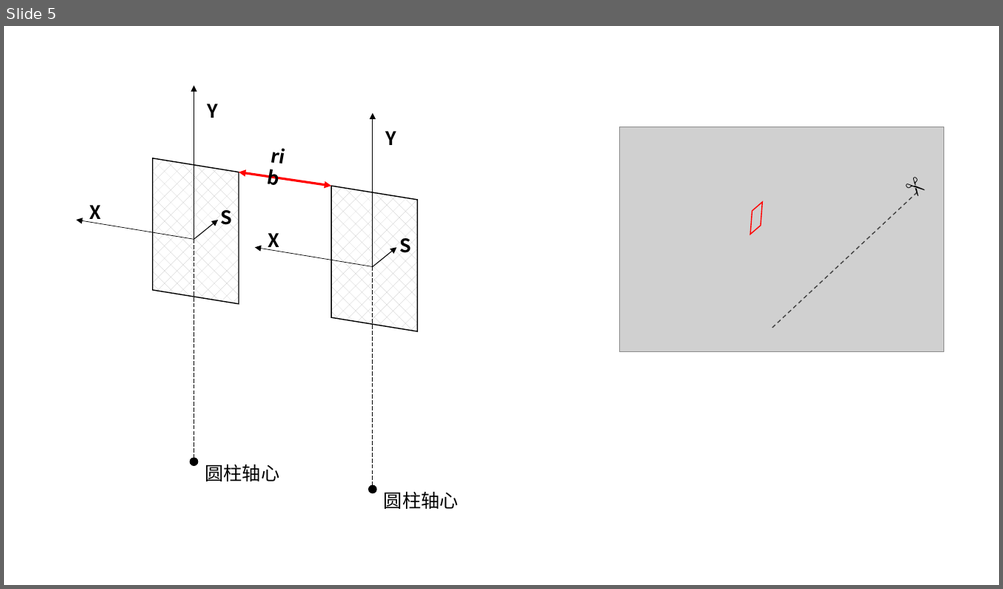
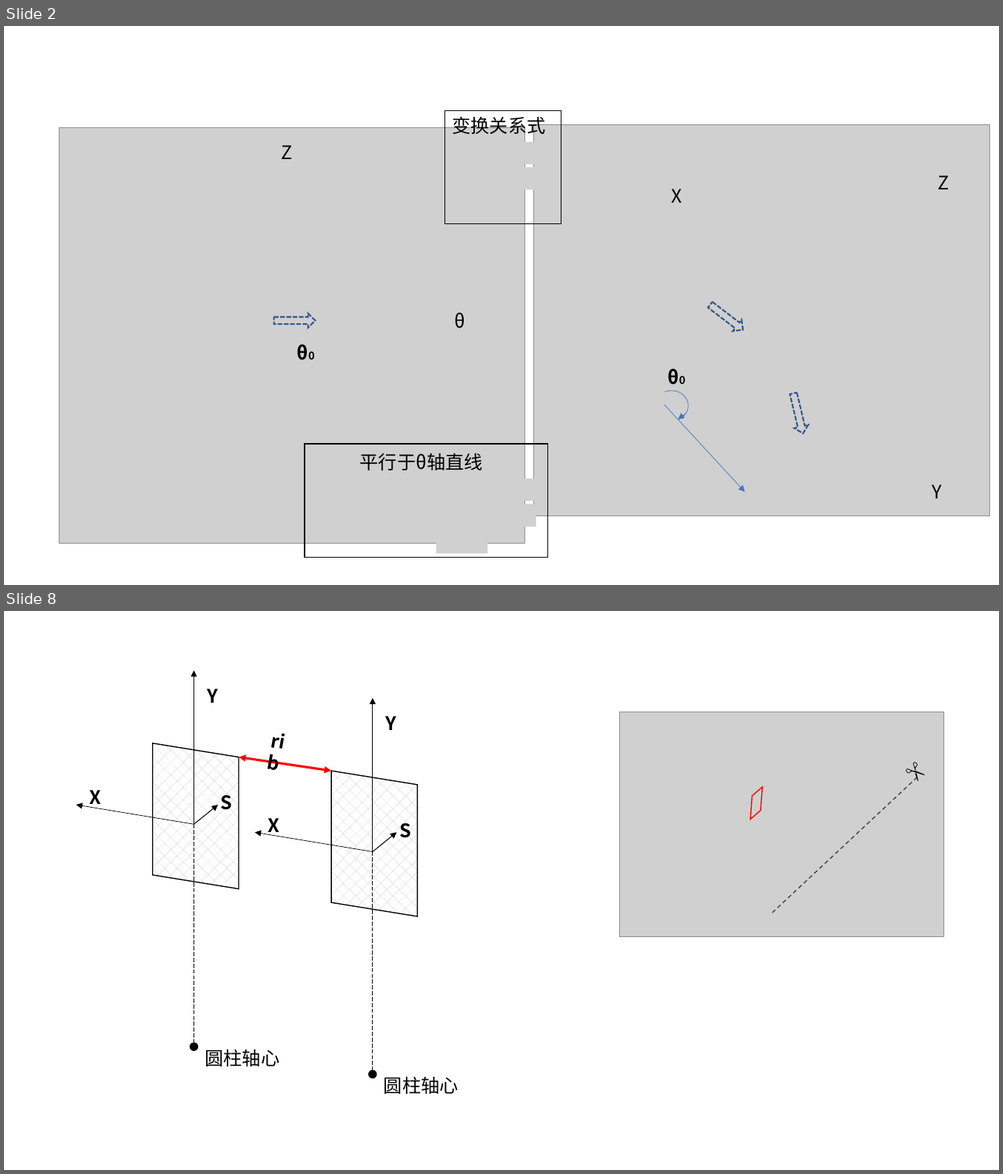
Before and after one commit to madokast/madokast.github.io.old, a slide deck: books/cct/cct学习/直线CCT和RIB宽度理论推导/CCT几何分析并解决rib宽度问题.pptx. Shown one above the other, each under a label of ours: slide 5 before the commit, slides 2 and 8 after it; the slides between them are not shown. The pictures are 1003x589 and 1003x1174 pixels, drawn with LibreOffice and Linux fonts; fonts in the diff are those of the drawing; grey boxes stand for pictures. Boxes give left, top, right and bottom in pixels: in the first picture for what was removed or moved away, otherwise in the second. Text is boxed around its words. In the diff, an @@ line names an element or a change of style, - is before the commit and + after.

```diff
--- a/books/cct/cct学习/直线CCT和RIB宽度理论推导/CCT几何分析并解决rib宽度问题.pptx
+++ b/books/cct/cct学习/直线CCT和RIB宽度理论推导/CCT几何分析并解决rib宽度问题.pptx
@@ slide 2 added at (4,26,999,585), background #FFFFFF @@
@@ rectangle added at (445,110,561,224), outline #000000 1 pt @@
@@ text added at (452,113,546,137), 18 pt, text #000000 @@
+变换关系式
@@ picture added at (60,128,525,544) @@
@@ picture added at (533,125,989,516) @@
@@ text added at (281,145,292,159), 18 pt, text #000000 @@
+Z
@@ picture added at (452,141,557,164) @@
@@ picture added at (452,167,554,190) @@
@@ text added at (938,175,949,190), 18 pt, text #000000 @@
+Z
@@ picture added at (452,195,505,217) @@
@@ text added at (671,189,682,203), 18 pt, text #000000 @@
+X
@@ right arrow added at (274,314,315,328), outline #325491 1.5 pt dashed @@
@@ text added at (455,312,466,329), 18 pt, text #000000 @@
+θ
@@ right arrow added at (706,299,747,335), outline #325491 1.5 pt dashed @@
@@ text added at (290,338,341,368), 18 pt, text #000000, bold @@
+θ0
@@ text added at (660,362,711,392), 18 pt, text #000000, bold @@
+θ0
@@ arc (boxed as its full ellipse) added at (654,391,688,420), outline #4472C4 0.5 pt @@
@@ right arrow added at (786,392,810,435), outline #325491 1.5 pt dashed @@
@@ arrow added from (664, 405) to (745, 492), #4472C4 0.5 pt @@
@@ arrow added from (686, 414) to (677, 420), #4472C4 0.5 pt @@
@@ rectangle added at (304,445,548,558), outline #000000 1 pt @@
@@ text added at (360,453,483,471), 18 pt, text #000000 @@
+平行于θ轴直线
@@ picture added at (316,491,363,514) @@
@@ picture added at (436,479,539,501) @@
@@ text added at (932,485,942,499), 18 pt, text #000000 @@
+Y
@@ picture added at (436,504,536,527) @@
@@ picture added at (316,517,370,540) @@
@@ picture added at (436,532,487,554) @@
@@ what was slide 5 is now slide 8 @@
```
Also in this commit, not shown: 3 slides changed, 8 other slides added, 8 other files.
